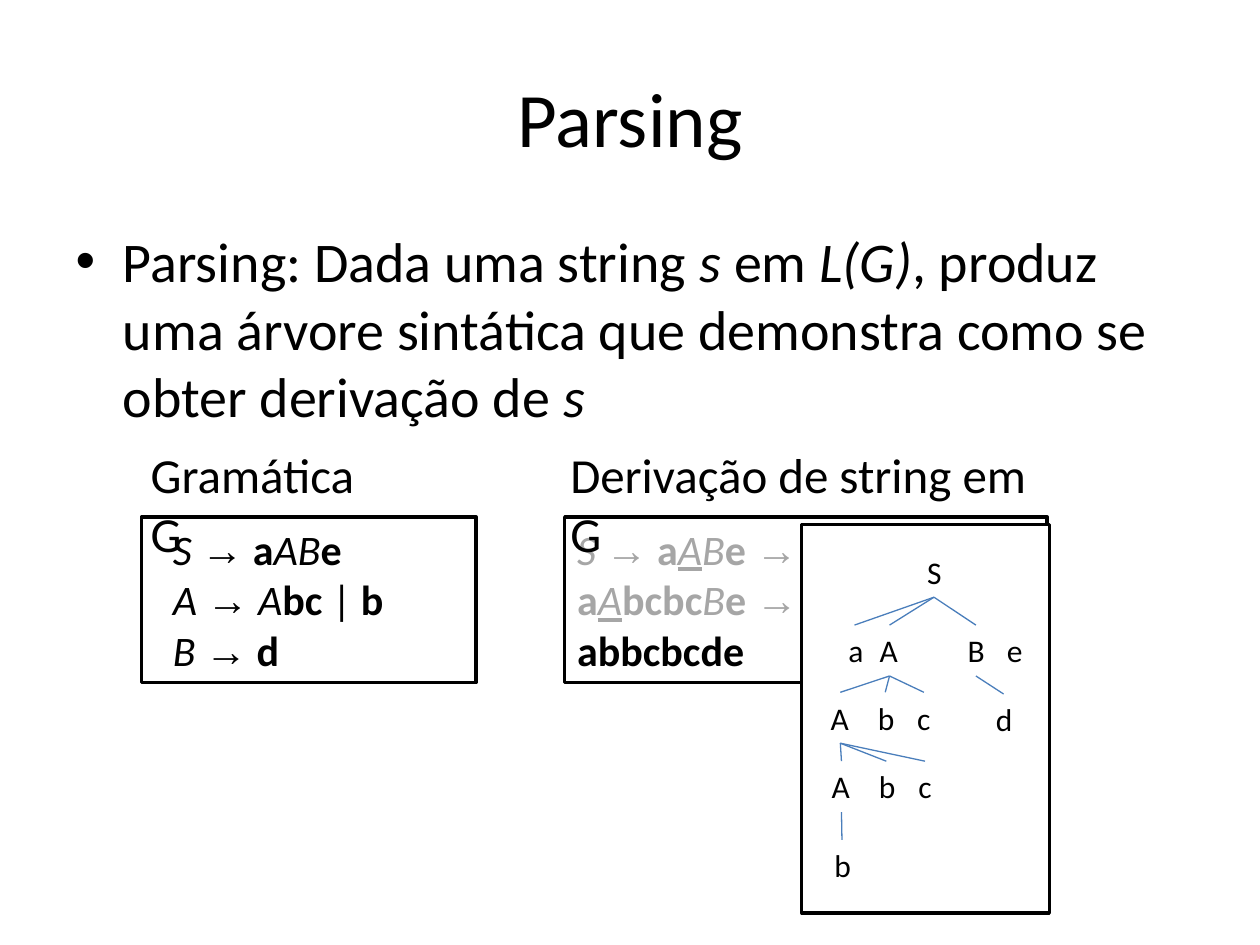
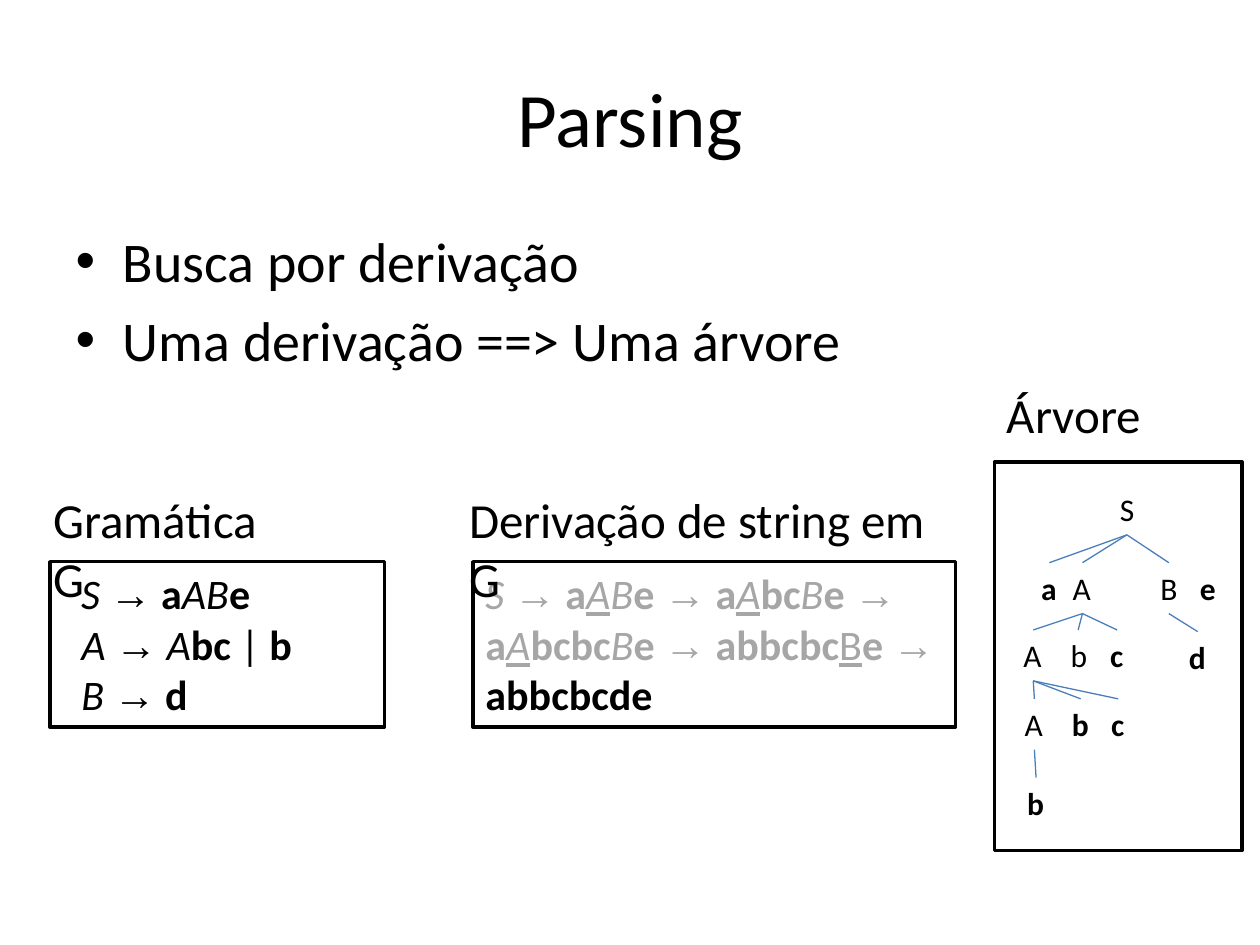
Before and after one commit to damorim/compilers-cin, a slide deck: slide 8 of slides-aulas/analise-sintatica.pptx. Drawn at 1260x945 pixels with LibreOffice and Linux fonts; fonts in the diff are those of the drawing. Boxes give left, top, right and bottom in pixels: in the first picture for what was removed or moved away, otherwise in the second. Text is boxed around its words. In the diff, an @@ line names an element or a change of style, - is before the commit and + after.

```diff
--- a/slides-aulas/analise-sintatica.pptx
+++ b/slides-aulas/analise-sintatica.pptx
@@ text at box(123, 243, 841, 371): text changed @@
-• Parsing: Dada uma string s em L(G), produz uma árvore sintática que demonstra como se obter derivação de s
+• Busca por derivação
+• Uma derivação ==> Uma árvore
@@ text added at box(1007, 393, 1141, 434), 28 pt, text #000000 @@
+Árvore
@@ 7 texts, 1 rectangle: place and size @@
-7 texts, 1 rectangle at box(801, 524, 1050, 912)
+7 texts, 1 rectangle at box(994, 462, 1242, 850)
@@ text "Gramática G": place and size @@
-text "Gramática G" at box(151, 459, 355, 564)
+text "Gramática G" at box(53, 504, 257, 608)
@@ text "Derivação de string em G": place and size @@
-text "Derivação de string em G" at box(570, 459, 1026, 564)
+text "Derivação de string em G" at box(469, 504, 924, 608)
@@ line moved from (934, 597) - (854, 625) to (1126, 536) - (1050, 563) @@
@@ 2 texts, 2 lines: place and size @@
-2 texts, 2 lines at box(878, 597, 976, 731)
+2 texts, 2 lines at box(1071, 536, 1169, 668)
@@ rectangle "S → aABe A → ...": place and size @@
-rectangle "S → aABe A → ..." at box(141, 517, 476, 682)
+rectangle "S → aABe A → ..." at box(50, 562, 386, 727)
@@ rectangle "S → aABe → aAbcBe ...": place and size @@
-rectangle "S → aABe → aAbcBe ..." at box(564, 517, 1047, 682)
+rectangle "S → aABe → aAbcBe ..." at box(474, 562, 956, 727)
@@ bold on in 7 elements at box(1110, 651, 1123, 668), box(1111, 720, 1124, 737), box(1072, 714, 1089, 737), box(1200, 584, 1216, 601), box(1189, 647, 1206, 670), box(1027, 793, 1044, 816), box(1041, 584, 1057, 601) @@
@@ text "a": place and size @@
-text "a" at box(848, 646, 863, 663)
+text "a" at box(1041, 584, 1057, 601)
@@ 2 lines, 1 text: place and size @@
-2 lines, 1 text at box(834, 677, 924, 878)
+2 lines, 1 text at box(1027, 614, 1118, 816)
@@ 6 lines, 2 texts: place and size @@
-6 lines, 2 texts at box(840, 563, 1013, 761)
+6 lines, 2 texts at box(1033, 500, 1206, 699)
```
Also in this commit, not shown: 5 other slides changed, 3 slides added, 1 slide removed, 1 other file.
